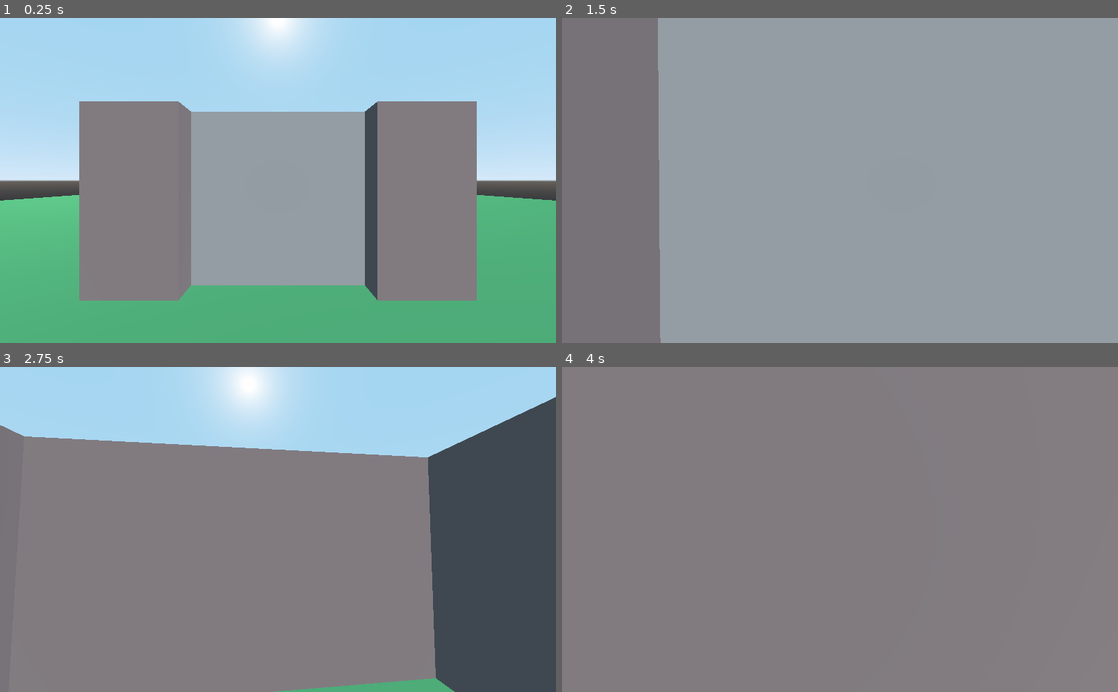
Above: before the commit, frames 1-4 (two rows, left to right).
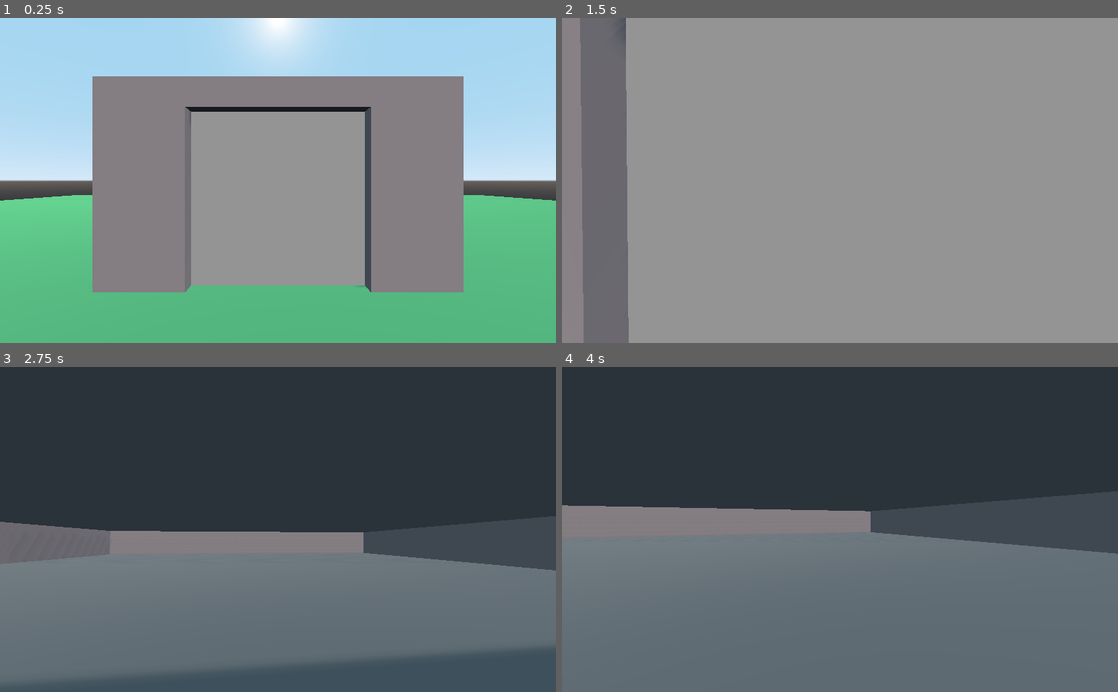
Above: after the commit, the same moments.

Repository: DeleteSystem32/godot-portal-example
Game: Godot game, scene res://main_level.tscn
Same seed, same stepped clock (60 frames per second), same inputs: the game is played once before the commit and once after it. Before the commit the project has no main scene; this scene is started directly in both runs.
Inputs (mouse positions are in pixels of both pictures, inside the frame that each line leads up to):
- Up to frame 1 (0.25 s): no input
- Up to frame 2 (1.5 s): tap Enter at 0.5 s; move the mouse to (867, 180) at 0.52 s; hold W (move_forward) from 0.53 s (still down); move the mouse to (812, 180) at 1.27 s
- Up to frame 3 (2.75 s): keep holding W (move_forward); move the mouse to (289, 523) at 2.02 s
- Up to frame 4 (4 s): keep holding W (move_forward); move the mouse to (834, 536) at 2.77 s; tap Space at 3.5 s; move the mouse to (878, 532) at 3.52 s

The runs differ from the first frame. In frame 1, 11% of the frame differs, in the area x 14-86%, y 17-87%; in frame 2, 5.9%; in frame 3, 74%; in frame 4, 88%, in the area x 0-100%, y 0-100%.

Commit message:
portals werk

Diff:
--- a/building_interior.tscn
+++ b/building_interior.tscn
@@ -1,7 +1,6 @@
-[gd_scene load_steps=7 format=2]
+[gd_scene load_steps=8 format=2]
 
-[ext_resource path="res://building_interior.gd" type="Script" id=1]
-[ext_resource path="res://default_env.tres" type="Environment" id=2]
+[ext_resource path="res://wall_mat.tres" type="Material" id=1]
 
 [sub_resource type="SpatialMaterial" id=1]
 albedo_color = Color( 0.376471, 0.376471, 0.376471, 1 )
@@ -11,56 +10,75 @@
 size = Vector2( 50, 50 )
 
 [sub_resource type="QuadMesh" id=3]
-size = Vector2( 20, 3 )
+size = Vector2( 40, 3.5 )
 
 [sub_resource type="CubeMesh" id=4]
-size = Vector3( 8.5, 3, 0.5 )
+material = ExtResource( 1 )
+size = Vector3( 18.5, 3, 0.5 )
+
+[sub_resource type="CubeMesh" id=5]
+size = Vector3( 40, 0.5, 0.5 )
+
+[sub_resource type="PlaneMesh" id=6]
+size = Vector2( 40, 40 )
 
 [node name="building_interior" type="Spatial"]
-script = ExtResource( 1 )
 
 [node name="floor" type="MeshInstance" parent="."]
 transform = Transform( 1, 0, 0, 0, 1, 0, 0, 0, 1, 0, 0, -20 )
+layers = 2
 mesh = SubResource( 2 )
 material/0 = null
 
 [node name="Camera" type="Camera" parent="."]
 transform = Transform( 1, 0, 0, 0, 1, 0, 0, 0, 1, 0, 1.8, 4 )
-
-[node name="wall" type="MeshInstance" parent="."]
-transform = Transform( -1, 0, -8.74228e-08, 0, 1, 0, 8.74228e-08, 0, -1, 0, 1.5, 0 )
-mesh = SubResource( 3 )
-material/0 = null
+cull_mask = 2
 
 [node name="wall2" type="MeshInstance" parent="."]
-transform = Transform( -4.37114e-08, 0, 1, 0, 1, 0, -1, 0, -4.37114e-08, -10, 1.5, -10 )
+transform = Transform( -4.37114e-08, 0, 1, 0, 1, 0, -1, 0, -4.37114e-08, -20, 1.75, -20 )
+layers = 2
 mesh = SubResource( 3 )
-material/0 = null
+material/0 = ExtResource( 1 )
 
 [node name="wall3" type="MeshInstance" parent="."]
-transform = Transform( 1, 0, 0, 0, 1, 0, 0, 0, 1, 0, 1.5, -20 )
+transform = Transform( 1, 0, 0, 0, 1, 0, 0, 0, 1, 0, 1.75, -40 )
+layers = 2
 mesh = SubResource( 3 )
-material/0 = null
+material/0 = ExtResource( 1 )
 
 [node name="wall4" type="MeshInstance" parent="."]
-transform = Transform( -4.37114e-08, 0, -1, 0, 1, 0, 1, 0, -4.37114e-08, 10, 1.5, -10 )
+transform = Transform( -4.37114e-08, 0, -1, 0, 1, 0, 1, 0, -4.37114e-08, 20, 1.75, -20 )
+layers = 2
 mesh = SubResource( 3 )
-material/0 = null
+material/0 = ExtResource( 1 )
 
 [node name="DirectionalLight" type="DirectionalLight" parent="."]
 transform = Transform( 0.798635, -0.205833, 0.565521, 0, 0.939693, 0.34202, -0.601815, -0.273149, 0.750472, 0, 0, 0 )
+visible = false
+layers = 2
+light_cull_mask = -1048574
 shadow_enabled = true
-shadow_reverse_cull_face = true
-
-[node name="WorldEnvironment" type="WorldEnvironment" parent="."]
-environment = ExtResource( 2 )
 
 [node name="MeshInstance" type="MeshInstance" parent="."]
-transform = Transform( 1, 0, 0, 0, 1, 0, 0, 0, 1, -5.75, 1.5, 0 )
+transform = Transform( 1, 0, 0, 0, 1, 0, 0, 0, 1, -10.75, 1.5, 0 )
+layers = 2
 mesh = SubResource( 4 )
 material/0 = null
 
 [node name="MeshInstance2" type="MeshInstance" parent="."]
-transform = Transform( 1, 0, 0, 0, 1, 0, 0, 0, 1, 5.75, 1.5, 0 )
+transform = Transform( 1, 0, 0, 0, 1, 0, 0, 0, 1, 10.75, 1.5, 0 )
+layers = 2
 mesh = SubResource( 4 )
 material/0 = null
+
+[node name="MeshInstance3" type="MeshInstance" parent="."]
+transform = Transform( 1, 0, 0, 0, 1, 0, 0, 0, 1, 0, 3.25, 0 )
+layers = 2
+mesh = SubResource( 5 )
+material/0 = ExtResource( 1 )
+
+[node name="ceiling" type="MeshInstance" parent="."]
+transform = Transform( 1, 0, 0, 0, -1, 8.74228e-08, 0, -8.74228e-08, -1, 0, 3.5, -20 )
+layers = 2
+mesh = SubResource( 6 )
+material/0 = null
--- a/main_level.gd
+++ b/main_level.gd
@@ -1,10 +1,8 @@
 extends Spatial
 
-func _ready():
-	$Viewport.size = get_viewport().size
+#func _ready():
+#	$Viewport.size = get_viewport().size
 
-func _process(delta):
-	$Viewport/building_interior.set_camera_position($player.camera.global_transform.origin)
-	$Viewport/building_interior.set_camera_basis($player.camera.global_transform.basis)
-
-#	print($portal_quad.get_screen_positions())
+#func _on_player_moved():
+#	$Viewport/building_interior.set_camera_position($player.camera.global_transform.origin)
+#	$Viewport/building_interior.set_camera_basis($player.camera.global_transform.basis)
--- a/main_level.tscn
+++ b/main_level.tscn
@@ -2,152 +2,148 @@
 
 [ext_resource path="res://main_level.gd" type="Script" id=1]
 [ext_resource path="res://wall_mat.tres" type="Material" id=2]
-[ext_resource path="res://portal.shader" type="Shader" id=3]
-[ext_resource path="res://portal_renderer.gd" type="Script" id=4]
-[ext_resource path="res://player.tscn" type="PackedScene" id=5]
-[ext_resource path="res://building_interior.tscn" type="PackedScene" id=6]
+[ext_resource path="res://portal.tscn" type="PackedScene" id=3]
+[ext_resource path="res://player.tscn" type="PackedScene" id=4]
+[ext_resource path="res://building_interior.tscn" type="PackedScene" id=5]
+[ext_resource path="res://portal_exit.tscn" type="PackedScene" id=6]
 
-[sub_resource type="SpatialMaterial" id=10]
+[sub_resource type="SpatialMaterial" id=1]
 albedo_color = Color( 0.329412, 0.658824, 0.419608, 1 )
 
-[sub_resource type="PlaneMesh" id=1]
-material = SubResource( 10 )
+[sub_resource type="PlaneMesh" id=2]
+material = SubResource( 1 )
 size = Vector2( 50, 50 )
 
-[sub_resource type="ConvexPolygonShape" id=2]
+[sub_resource type="ConvexPolygonShape" id=3]
 points = PoolVector3Array( 25, 0, 25, -25, 0, 25, 25, 0, -25, -25, 0, -25 )
 
-[sub_resource type="CubeMesh" id=3]
+[sub_resource type="CubeMesh" id=4]
 size = Vector3( 1.5, 3, 0.5 )
+
+[sub_resource type="ConvexPolygonShape" id=5]
+points = PoolVector3Array( -0.75, 1.5, 0.25, 0.75, 1.5, -0.25, 0.75, 1.5, 0.25, -0.75, 1.5, -0.25, -0.75, -1.5, 0.25, 0.75, -1.5, -0.25, 0.75, -1.5, 0.25, -0.75, -1.5, -0.25, 0.75, 1.5, 0.25, -0.75, 1.5, -0.25, 0.75, 1.5, -0.25, -0.75, 1.5, 0.25, 0.75, -1.5, 0.25, -0.75, -1.5, -0.25, 0.75, -1.5, -0.25, -0.75, -1.5, 0.25, 0.75, 1.5, 0.25, -0.75, -1.5, 0.25, -0.75, 1.5, 0.25, 0.75, -1.5, 0.25, 0.75, 1.5, -0.25, -0.75, -1.5, -0.25, -0.75, 1.5, -0.25, 0.75, -1.5, -0.25 )
 
 [sub_resource type="ConvexPolygonShape" id=6]
 points = PoolVector3Array( -0.75, 1.5, 0.25, 0.75, 1.5, -0.25, 0.75, 1.5, 0.25, -0.75, 1.5, -0.25, -0.75, -1.5, 0.25, 0 …(352 unchanged characters)…
 
-[sub_resource type="ConvexPolygonShape" id=7]
-points = PoolVector3Array( -0.75, 1.5, 0.25, 0.75, 1.5, -0.25, 0.75, 1.5, 0.25, -0.75, 1.5, -0.25, -0.75, -1.5, 0.25, 0.75, -1.5, -0.25, 0.75, -1.5, 0.25, -0.75, -1.5, -0.25, 0.75, 1.5, 0.25, -0.75, 1.5, -0.25, 0.75, 1.5, -0.25, -0.75, 1.5, 0.25, 0.75, -1.5, 0.25, -0.75, -1.5, -0.25, 0.75, -1.5, -0.25, -0.75, -1.5, 0.25, 0.75, 1.5, 0.25, -0.75, -1.5, 0.25, -0.75, 1.5, 0.25, 0.75, -1.5, 0.25, 0.75, 1.5, -0.25, -0.75, -1.5, -0.25, -0.75, 1.5, -0.25, 0.75, -1.5, -0.25 )
+[sub_resource type="CubeMesh" id=7]
+size = Vector3( 0.5, 3, 6 )
+
+[sub_resource type="ConvexPolygonShape" id=8]
+points = PoolVector3Array( -0.25, 1.5, 3, 0.25, 1.5, -3, 0.25, 1.5, 3, -0.25, 1.5, -3, -0.25, -1.5, 3, 0.25, -1.5, -3, 0.25, -1.5, 3, -0.25, -1.5, -3, 0.25, 1.5, 3, -0.25, 1.5, -3, 0.25, 1.5, -3, -0.25, 1.5, 3, 0.25, -1.5, 3, -0.25, -1.5, -3, 0.25, -1.5, -3, -0.25, -1.5, 3, 0.25, 1.5, 3, -0.25, -1.5, 3, -0.25, 1.5, 3, 0.25, -1.5, 3, 0.25, 1.5, -3, -0.25, -1.5, -3, -0.25, 1.5, -3, 0.25, -1.5, -3 )
+
+[sub_resource type="CubeMesh" id=9]
+size = Vector3( 5, 3, 0.5 )
+
+[sub_resource type="ConvexPolygonShape" id=10]
+points = PoolVector3Array( -2.5, 1.5, 0.25, 2.5, 1.5, -0.25, 2.5, 1.5, 0.25, -2.5, 1.5, -0.25, -2.5, -1.5, 0.25, 2.5, -1.5, -0.25, 2.5, -1.5, 0.25, -2.5, -1.5, -0.25, 2.5, 1.5, 0.25, -2.5, 1.5, -0.25, 2.5, 1.5, -0.25, -2.5, 1.5, 0.25, 2.5, -1.5, 0.25, -2.5, -1.5, -0.25, 2.5, -1.5, -0.25, -2.5, -1.5, 0.25, 2.5, 1.5, 0.25, -2.5, -1.5, 0.25, -2.5, 1.5, 0.25, 2.5, -1.5, 0.25, 2.5, 1.5, -0.25, -2.5, -1.5, -0.25, -2.5, 1.5, -0.25, 2.5, -1.5, -0.25 )
 
 [sub_resource type="CubeMesh" id=11]
-size = Vector3( 0.5, 3, 6 )
+material = ExtResource( 2 )
+size = Vector3( 6, 0.5, 6.25 )
 
-[sub_resource type="ConvexPolygonShape" id=12]
-points = PoolVector3Array( -0.25, 1.5, 3, 0.25, 1.5, -3, 0.25, 1.5, 3, -0.25, 1.5, -3, -0.25, -1.5, 3, 0.25, -1.5, -3, 0.25, -1.5, 3, -0.25, -1.5, -3, 0.25, 1.5, 3, -0.25, 1.5, -3, 0.25, 1.5, -3, -0.25, 1.5, 3, 0.25, -1.5, 3, -0.25, -1.5, -3, 0.25, -1.5, -3, -0.25, -1.5, 3, 0.25, 1.5, 3, -0.25, -1.5, 3, -0.25, 1.5, 3, 0.25, -1.5, 3, 0.25, 1.5, -3, -0.25, -1.5, -3, -0.25, 1.5, -3, 0.25, -1.5, -3 )
+[sub_resource type="CubeMesh" id=14]
 
-[sub_resource type="CubeMesh" id=13]
-size = Vector3( 5, 3, 0.5 )
-
-[sub_resource type="ConvexPolygonShape" id=14]
-points = PoolVector3Array( -2.5, 1.5, 0.25, 2.5, 1.5, -0.25, 2.5, 1.5, 0.25, -2.5, 1.5, -0.25, -2.5, -1.5, 0.25, 2.5, -1.5, -0.25, 2.5, -1.5, 0.25, -2.5, -1.5, -0.25, 2.5, 1.5, 0.25, -2.5, 1.5, -0.25, 2.5, 1.5, -0.25, -2.5, 1.5, 0.25, 2.5, -1.5, 0.25, -2.5, -1.5, -0.25, 2.5, -1.5, -0.25, -2.5, -1.5, 0.25, 2.5, 1.5, 0.25, -2.5, -1.5, 0.25, -2.5, 1.5, 0.25, 2.5, -1.5, 0.25, 2.5, 1.5, -0.25, -2.5, -1.5, -0.25, -2.5, 1.5, -0.25, 2.5, -1.5, -0.25 )
-
-[sub_resource type="ViewportTexture" id=15]
-viewport_path = NodePath("Viewport")
-
-[sub_resource type="ShaderMaterial" id=16]
-resource_local_to_scene = true
-shader = ExtResource( 3 )
-shader_param/top_left = null
-shader_param/top_right = null
-shader_param/bottom_left = null
-shader_param/bottom_right = null
-shader_param/viewport_texture = SubResource( 15 )
-
-[sub_resource type="QuadMesh" id=9]
-size = Vector2( 3, 3 )
+[sub_resource type="SpatialMaterial" id=15]
+flags_unshaded = true
 
 [node name="main_level" type="Spatial"]
 script = ExtResource( 1 )
 
 [node name="floor" type="MeshInstance" parent="."]
-editor/display_folded = true
-mesh = SubResource( 1 )
+mesh = SubResource( 2 )
 material/0 = null
 
 [node name="StaticBody" type="StaticBody" parent="floor"]
+collision_layer = 4
+collision_mask = 2
 
 [node name="CollisionShape" type="CollisionShape" parent="floor/StaticBody"]
-shape = SubResource( 2 )
+shape = SubResource( 3 )
 
 [node name="wall" type="MeshInstance" parent="."]
-editor/display_folded = true
-transform = Transform( 1, 0, 0, 0, 1, 0, 0, 0, 1, -2.25, 1.5, 0.25 )
-mesh = SubResource( 3 )
+transform = Transform( 1, 0, 0, 0, 1, 0, 0, 0, 1, -2.25, 1.5, 0 )
+mesh = SubResource( 4 )
 material/0 = ExtResource( 2 )
 
 [node name="StaticBody" type="StaticBody" parent="wall"]
+collision_layer = 4
+collision_mask = 2
 
 [node name="CollisionShape" type="CollisionShape" parent="wall/StaticBody"]
-shape = SubResource( 6 )
+shape = SubResource( 5 )
 
 [node name="wall2" type="MeshInstance" parent="."]
-editor/display_folded = true
-transform = Transform( 1, 0, 0, 0, 1, 0, 0, 0, 1, 2.25, 1.5, 0.25 )
-mesh = SubResource( 3 )
+transform = Transform( 1, 0, 0, 0, 1, 0, 0, 0, 1, 2.25, 1.5, 0 )
+mesh = SubResource( 4 )
 material/0 = ExtResource( 2 )
 
 [node name="StaticBody" type="StaticBody" parent="wall2"]
+collision_layer = 4
+collision_mask = 2
 
 [node name="CollisionShape" type="CollisionShape" parent="wall2/StaticBody"]
-shape = SubResource( 7 )
+shape = SubResource( 6 )
 
 [node name="wall3" type="MeshInstance" parent="."]
-editor/display_folded = true
 transform = Transform( 1, 0, 0, 0, 1, 0, 0, 0, 1, 2.75, 1.5, -3 )
-mesh = SubResource( 11 )
+mesh = SubResource( 7 )
 material/0 = ExtResource( 2 )
 
 [node name="StaticBody" type="StaticBody" parent="wall3"]
+collision_layer = 4
+collision_mask = 2
 
 [node name="CollisionShape" type="CollisionShape" parent="wall3/StaticBody"]
-shape = SubResource( 12 )
+shape = SubResource( 8 )
 
 [node name="wall4" type="MeshInstance" parent="."]
-editor/display_folded = true
 transform = Transform( 1, 0, 0, 0, 1, 0, 0, 0, 1, -2.75, 1.5, -3 )
-mesh = SubResource( 11 )
+mesh = SubResource( 7 )
 material/0 = ExtResource( 2 )
 
 [node name="StaticBody" type="StaticBody" parent="wall4"]
+collision_layer = 4
+collision_mask = 2
 
 [node name="CollisionShape" type="CollisionShape" parent="wall4/StaticBody"]
-shape = SubResource( 12 )
+shape = SubResource( 8 )
 
 [node name="wall5" type="MeshInstance" parent="."]
-editor/display_folded = true
 transform = Transform( 1, 0, 0, 0, 1, 0, 0, 0, 1, 0, 1.5, -5.75 )
-mesh = SubResource( 13 )
+mesh = SubResource( 9 )
 material/0 = ExtResource( 2 )
 
 [node name="StaticBody" type="StaticBody" parent="wall5"]
+collision_layer = 4
+collision_mask = 2
 
 [node name="CollisionShape" type="CollisionShape" parent="wall5/StaticBody"]
-shape = SubResource( 14 )
+shape = SubResource( 10 )
 
-[node name="portal_quad" type="MeshInstance" parent="."]
-transform = Transform( 1, 0, 0, 0, 1, 0, 0, 0, 1, 0, 1.5, 0 )
-material_override = SubResource( 16 )
-mesh = SubResource( 9 )
+[node name="ceiling" type="MeshInstance" parent="."]
+transform = Transform( 1, 0, 0, 0, 1, 0, 0, 0, 1, 0, 3.25, -2.88262 )
+mesh = SubResource( 11 )
 material/0 = null
-script = ExtResource( 4 )
 
-[node name="top_left" type="Position3D" parent="portal_quad"]
-transform = Transform( 1, 0, 0, 0, 1, 0, 0, 0, 1, -1.5, 1.5, 0 )
+[node name="portal" parent="." instance=ExtResource( 3 )]
+portal_exit_path = NodePath("../building_interior/portal_exit")
 
-[node name="top_right" type="Position3D" parent="portal_quad"]
-transform = Transform( 1, 0, 0, 0, 1, 0, 0, 0, 1, 1.5, 1.5, 0 )
-
-[node name="bottom_left" type="Position3D" parent="portal_quad"]
-transform = Transform( 1, 0, 0, 0, 1, 0, 0, 0, 1, -1.5, -1.5, 0 )
-
-[node name="bottom_right" type="Position3D" parent="portal_quad"]
-transform = Transform( 1, 0, 0, 0, 1, 0, 0, 0, 1, 1.5, -1.5, 0 )
-
-[node name="player" parent="." instance=ExtResource( 5 )]
+[node name="player" parent="." groups=[
+"players",
+] instance=ExtResource( 4 )]
 transform = Transform( 1, 0, 0, 0, 1, 0, 0, 0, 1, 0, 0, 4 )
 
-[node name="Viewport" type="Viewport" parent="."]
-size = Vector2( 1024, 600 )
-own_world = true
+[node name="building_interior" parent="." instance=ExtResource( 5 )]
+transform = Transform( 1, 0, 0, 0, 1, 0, 0, 0, 1, -76.2976, 0, 22.371 )
 
-[node name="building_interior" parent="Viewport" instance=ExtResource( 6 )]
+[node name="portal_exit" parent="building_interior" instance=ExtResource( 6 )]
+
+[node name="MeshInstance" type="MeshInstance" parent="."]
+transform = Transform( 1, 0, 0, 0, 1, 0, 0, 0, 1, 0, 1.79515, 12.5354 )
+mesh = SubResource( 14 )
+material/0 = SubResource( 15 )
 
 [node name="DirectionalLight" type="DirectionalLight" parent="."]
-transform = Transform( 0.798635, -0.205833, 0.565521, 0, 0.939693, 0.34202, -0.601815, -0.273149, 0.750472, 0, 0, 0 )
+transform = Transform( 0.930435, -1.59378e-08, 0.366457, -0.193376, 0.849436, 0.490983, -0.311282, -0.527692, 0.790345, 0, 0, 0 )
+shadow_enabled = true
--- a/player.gd
+++ b/player.gd
@@ -3,6 +3,8 @@
 # Declare member variables here. Examples:
 # var a = 2
 # var b = "text"
+
+signal moved(player)
 
 const move_speed = 3.0
 
@@ -17,15 +19,18 @@
 # Called when the node enters the scene tree for the first time.
 func _process(delta):
 	var move_dir = Vector3()
-	move_dir.z += (int(Input.is_action_pressed("move_back")) - int(Input.is_action_pressed("move_forward")))
-	move_dir.x += (int(Input.is_action_pressed("move_right")) - int(Input.is_action_pressed("move_left")))
+	move_dir += (int(Input.is_action_pressed("move_back")) - int(Input.is_action_pressed("move_forward"))) * transform.basis.z
+	move_dir += (int(Input.is_action_pressed("move_right")) - int(Input.is_action_pressed("move_left"))) * transform.basis.x
 	move_dir *= move_speed
 	move_and_slide(move_dir)
+	if move_dir.length_squared() > 0.0001:
+		emit_signal("moved", self)
 
 func _input(event):
 	if event is InputEventMouseMotion:
 		rotate_y(-event.relative.x/200.0)
 		$head.rotate_x(-event.relative.y/200.0)
+		emit_signal("moved", self)
 
 	if event is InputEventKey && event.pressed && event.scancode == KEY_ESCAPE:
 		Input.set_mouse_mode(Input.MOUSE_MODE_VISIBLE)
--- a/player.tscn
+++ b/player.tscn
@@ -7,12 +7,15 @@
 
 [node name="player" type="KinematicBody"]
 transform = Transform( 1, 0, 0, 0, 1, 0, 0, 0, 1, 0, 0, 4.31905 )
+collision_layer = 3
+collision_mask = 6
 script = ExtResource( 1 )
 
 [node name="head" type="Spatial" parent="."]
 transform = Transform( 1, 0, 0, 0, 1, 0, 0, 0, 1, 0, 1.8, 0 )
 
 [node name="Camera" type="Camera" parent="head"]
+cull_mask = 3
 
 [node name="CollisionShape" type="CollisionShape" parent="."]
 transform = Transform( 1, 0, 0, 0, -4.37114e-08, 1, 0, -1, -4.37114e-08, 0, 1.03199, 0 )
--- /dev/null
+++ b/portal.gd
@@ -0,0 +1,27 @@
+extends Spatial
+
+export(NodePath) var portal_exit_path
+var portal_exit
+
+func _ready():
+	portal_exit = get_node(portal_exit_path)
+	$portal_mesh.material_override.set_shader_param("viewport_texture", portal_exit.get_viewport_texture())
+
+func _on_portal_activation_body_entered(body):
+	body.connect("moved", self, "_on_player_moved")
+	show()
+	print("body entered")
+
+func _on_portal_activation_body_exited(body):
+	body.disconnect("moved", self, "_on_player_moved")
+	hide()
+	print("body left")
+
+func _on_player_moved(player):
+	portal_exit.set_camera_position(to_local(player.camera.global_transform.origin))
+	portal_exit.set_camera_basis(player.camera.global_transform.basis)
+
+func _on_portal_entry_body_entered(body):
+	var relative_pos = to_local(body.global_transform.origin)
+	var new_pos = portal_exit.to_global(relative_pos)
+	body.global_transform.origin = new_pos
--- a/portal.shader
+++ b/portal.shader
@@ -1,19 +1,8 @@
 shader_type spatial;
+render_mode unshaded;
 
 uniform sampler2D viewport_texture;
-uniform vec2 top_left;
-uniform vec2 top_right;
-uniform vec2 bottom_left;
-uniform vec2 bottom_right;
 
 void fragment(){
-//	float y_min = top_left.y + (SCREEN_UV.x-top_left.x)/(top_right.x-top_left.x) * (top_right.y-top_left.y);
-//	float y_max = bottom_left.y + (SCREEN_UV.x-bottom_left.x)/(bottom_right.x-bottom_left.x) * (bottom_right.y-bottom_left.y);
-//
-//	float x_min = top_left.x + (SCREEN_UV.y-top_left.y)/(bottom_left.y-top_left.y) * (bottom_left.x-top_left.x);
-//	float x_max = top_right.x + (SCREEN_UV.y-top_right.y)/(bottom_right.y-top_right.y) * (bottom_right.x-top_right.x);
-//	if(SCREEN_UV.y > y_min && SCREEN_UV.y < y_max && SCREEN_UV.x > x_min && SCREEN_UV.x < x_max){
-//		ALBEDO = texture(viewport_texture, SCREEN_UV).rgb;
-//	}
 	ALBEDO = texture(viewport_texture, SCREEN_UV).rgb;
 }
--- /dev/null
+++ b/portal.tscn
@@ -0,0 +1,46 @@
+[gd_scene load_steps=7 format=2]
+
+[ext_resource path="res://portal.gd" type="Script" id=1]
+[ext_resource path="res://portal.shader" type="Shader" id=2]
+
+[sub_resource type="BoxShape" id=4]
+extents = Vector3( 1.5, 1.5, 1 )
+
+[sub_resource type="BoxShape" id=5]
+extents = Vector3( 5, 1, 5 )
+
+[sub_resource type="ShaderMaterial" id=7]
+resource_local_to_scene = true
+shader = ExtResource( 2 )
+
+[sub_resource type="QuadMesh" id=6]
+size = Vector2( 3, 3 )
+
+[node name="portal" type="Spatial"]
+script = ExtResource( 1 )
+
+[node name="portal_entry" type="Area" parent="."]
+transform = Transform( 1, 0, 0, 0, 1, 0, 0, 0, 1, 0, 1.5, -1 )
+collision_layer = 0
+collision_mask = 3
+
+[node name="CollisionShape" type="CollisionShape" parent="portal_entry"]
+shape = SubResource( 4 )
+
+[node name="portal_activation" type="Area" parent="."]
+transform = Transform( 1, 0, 0, 0, 1, 0, 0, 0, 1, 0, 1, 5 )
+collision_layer = 0
+
+[node name="CollisionShape" type="CollisionShape" parent="portal_activation"]
+shape = SubResource( 5 )
+
+[node name="portal_mesh" type="MeshInstance" parent="."]
+transform = Transform( 1, 0, 0, 0, 1, 0, 0, 0, 1, 0, 1.5, 0 )
+material_override = SubResource( 7 )
+cast_shadow = 0
+mesh = SubResource( 6 )
+material/0 = null
+
+[connection signal="body_entered" from="portal_entry" to="." method="_on_portal_entry_body_entered"]
+[connection signal="body_entered" from="portal_activation" to="." method="_on_portal_activation_body_entered"]
+[connection signal="body_exited" from="portal_activation" to="." method="_on_portal_activation_body_exited"]
--- /dev/null
+++ b/portal_exit.gd
@@ -0,0 +1,13 @@
+extends Spatial
+
+
+func get_viewport_texture():
+	$Viewport.size = get_viewport().size
+	return $Viewport.get_texture()
+
+func set_camera_position(relative_pos):
+	$Viewport/Camera.global_transform.origin = to_global(relative_pos)
+
+func set_camera_basis(source_basis):
+	var target_rot = global_transform.basis.get_euler() + source_basis.get_euler()
+	$Viewport/Camera.global_transform.basis = Basis(target_rot)
--- /dev/null
+++ b/portal_exit.tscn
@@ -0,0 +1,14 @@
+[gd_scene load_steps=2 format=2]
+
+[ext_resource path="res://portal_exit.gd" type="Script" id=1]
+
+[node name="portal_exit" type="Spatial"]
+script = ExtResource( 1 )
+
+[node name="Viewport" type="Viewport" parent="."]
+keep_3d_linear = true
+shadow_atlas_size = 1
+
+[node name="Camera" type="Camera" parent="Viewport"]
+cull_mask = 2
+current = true
--- a/project.godot
+++ b/project.godot
@@ -16,6 +16,7 @@
 [application]
 
 config/name="portal_test"
+run/main_scene="res://main_level.tscn"
 config/icon="res://icon.png"
 
 [input]
@@ -41,6 +42,14 @@
  ]
 }
 
+[layer_names]
+
+3d_render/layer_1="main_world"
+3d_physics/layer_1="player"
+3d_render/layer_2="portalled_objects"
+3d_physics/layer_2="characters"
+3d_physics/layer_3="world"
+
 [rendering]
 
 environment/default_environment="res://default_env.tres"
